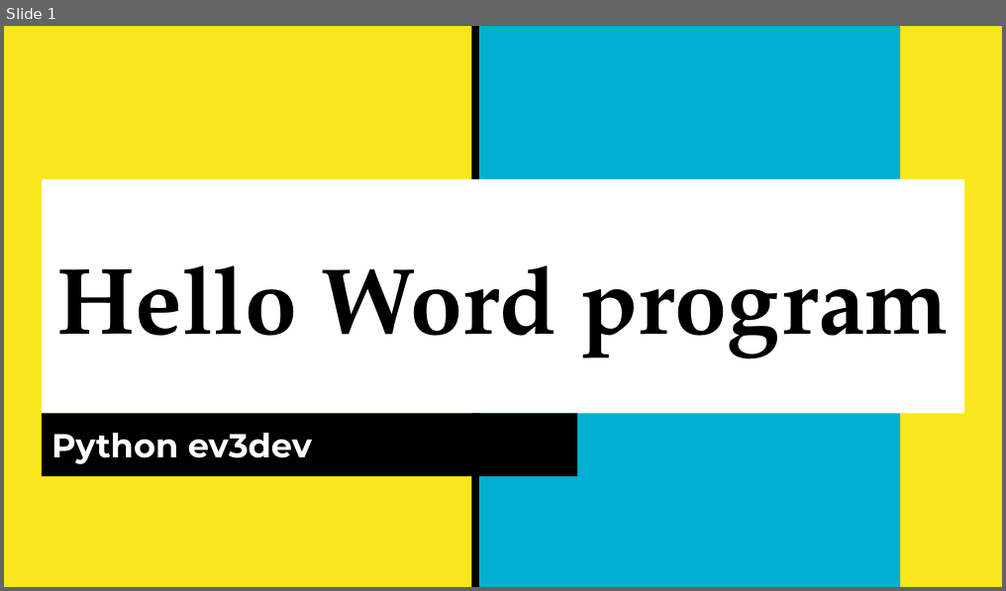
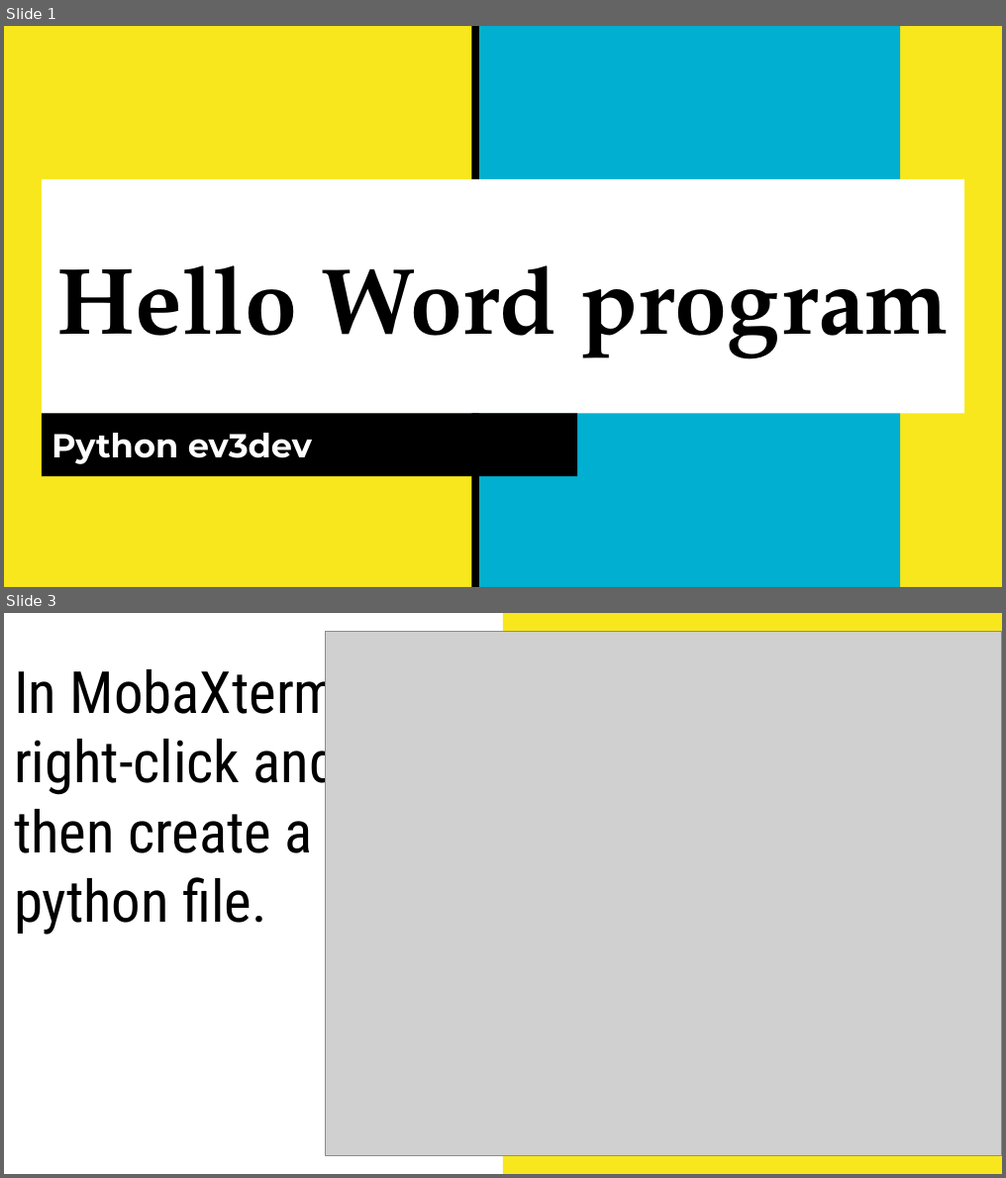
Before and after one commit to stmu-camp/ev3dev, a slide deck: PythonCodeAndDocs/Lessons/Lesson 2_ Hello World!.pptx. Shown one above the other, each under a label of ours: slide 1 before the commit, slides 1 and 3 after it; the slides between them are not shown. The pictures are 1006x591 and 1006x1178 pixels, drawn with LibreOffice and Linux fonts; fonts in the diff are those of the drawing; grey boxes stand for pictures. Boxes give left, top, right and bottom in pixels: in the first picture for what was removed or moved away, otherwise in the second. Text is boxed around its words. In the diff, an @@ line names an element or a change of style, - is before the commit and + after.

```diff
--- a/PythonCodeAndDocs/Lessons/Lesson 2_ Hello World!.pptx
+++ b/PythonCodeAndDocs/Lessons/Lesson 2_ Hello World!.pptx
@@ slide 3 added at (4,613,1002,1174), background #FFFFFF @@
@@ picture added at (326,632,1002,1156) @@
@@ rectangle added at (503,613,1002,1173), fill #F8E71C @@
@@ title added at (14,660,350,935), 42 pt, text #000000 @@
+In MobaXterm, right-click and then create a new python file.
```
Also in this commit, not shown: 11 other slides added, 1 slide removed, 4 other files.
